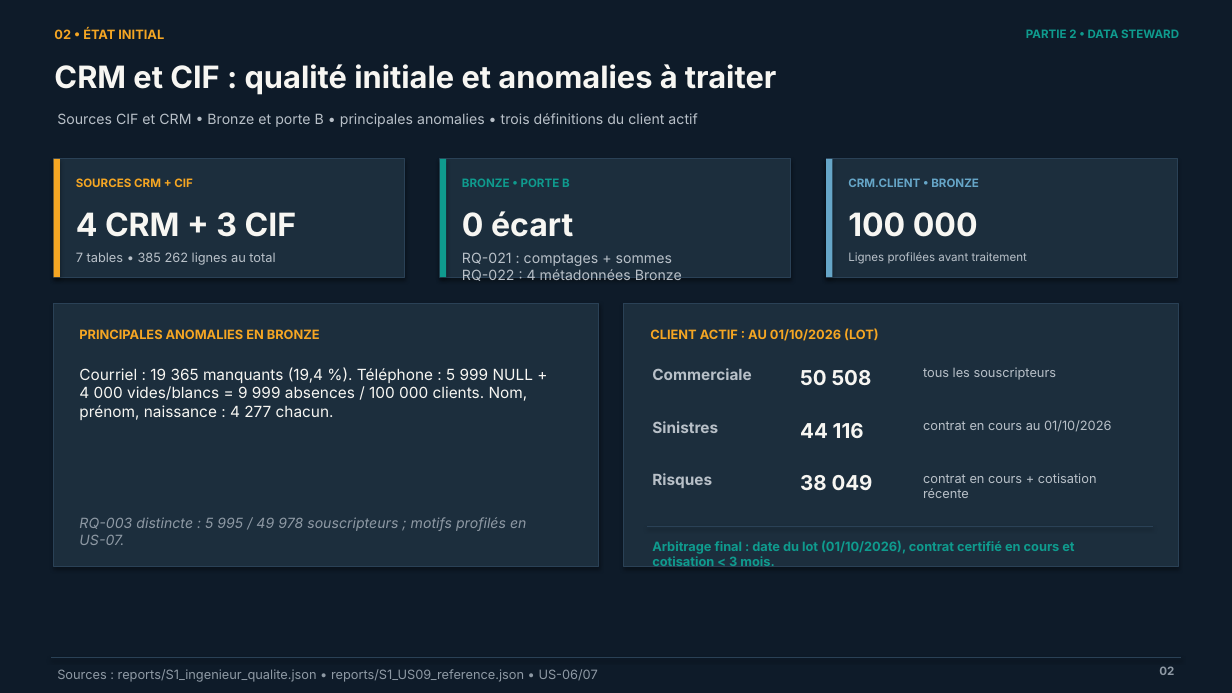
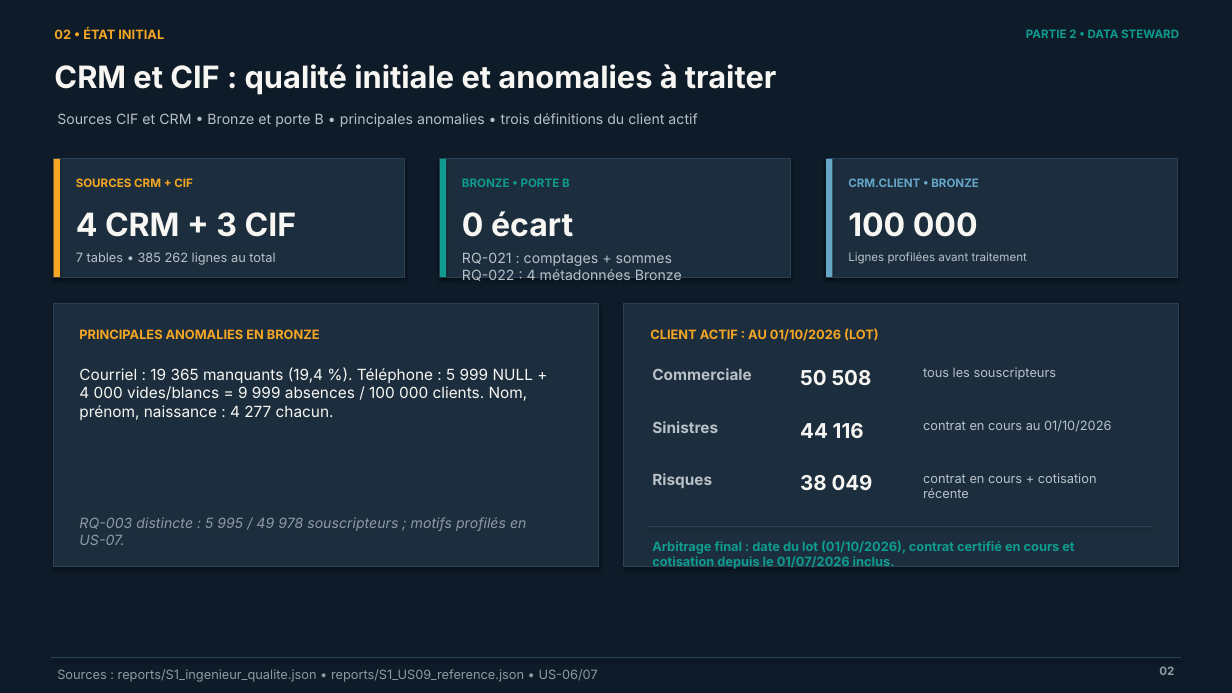
Before and after one commit to ruthabebeneg/td-qualite-g02, a slide deck: slide 2 of livrables/Soutenance_AssurConnect_G02.pptx. Drawn at 1232x693 pixels with LibreOffice and Linux fonts; fonts in the diff are those of the drawing. Boxes give left, top, right and bottom in pixels: in the first picture for what was removed or moved away, otherwise in the second. Text is boxed around its words. In the diff, an @@ line names an element or a change of style, - is before the commit and + after.

Commit message:
fix: finaliser la conformite et la coherence du rendu

```diff
--- a/livrables/Soutenance_AssurConnect_G02.pptx
+++ b/livrables/Soutenance_AssurConnect_G02.pptx
@@ text at (652, 540, 1074, 569): text changed @@
-Arbitrage final : date du lot (01/10/2026), contrat certifié en cours et cotisation < 3 mois.
+Arbitrage final : date du lot (01/10/2026), contrat certifié en cours et cotisation depuis le 01/07/2026 inclus.
```
Also in this commit, not shown: 43 other files.
